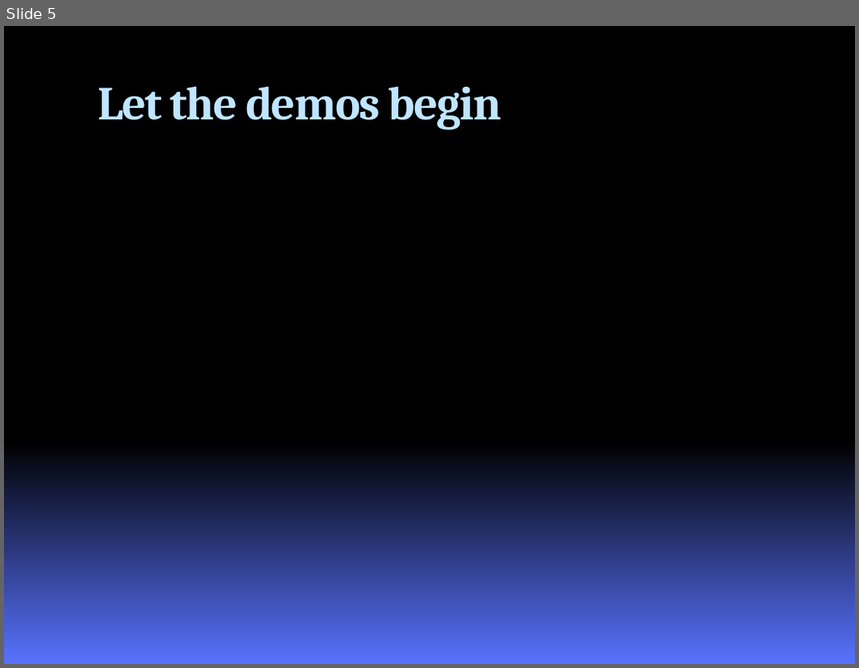
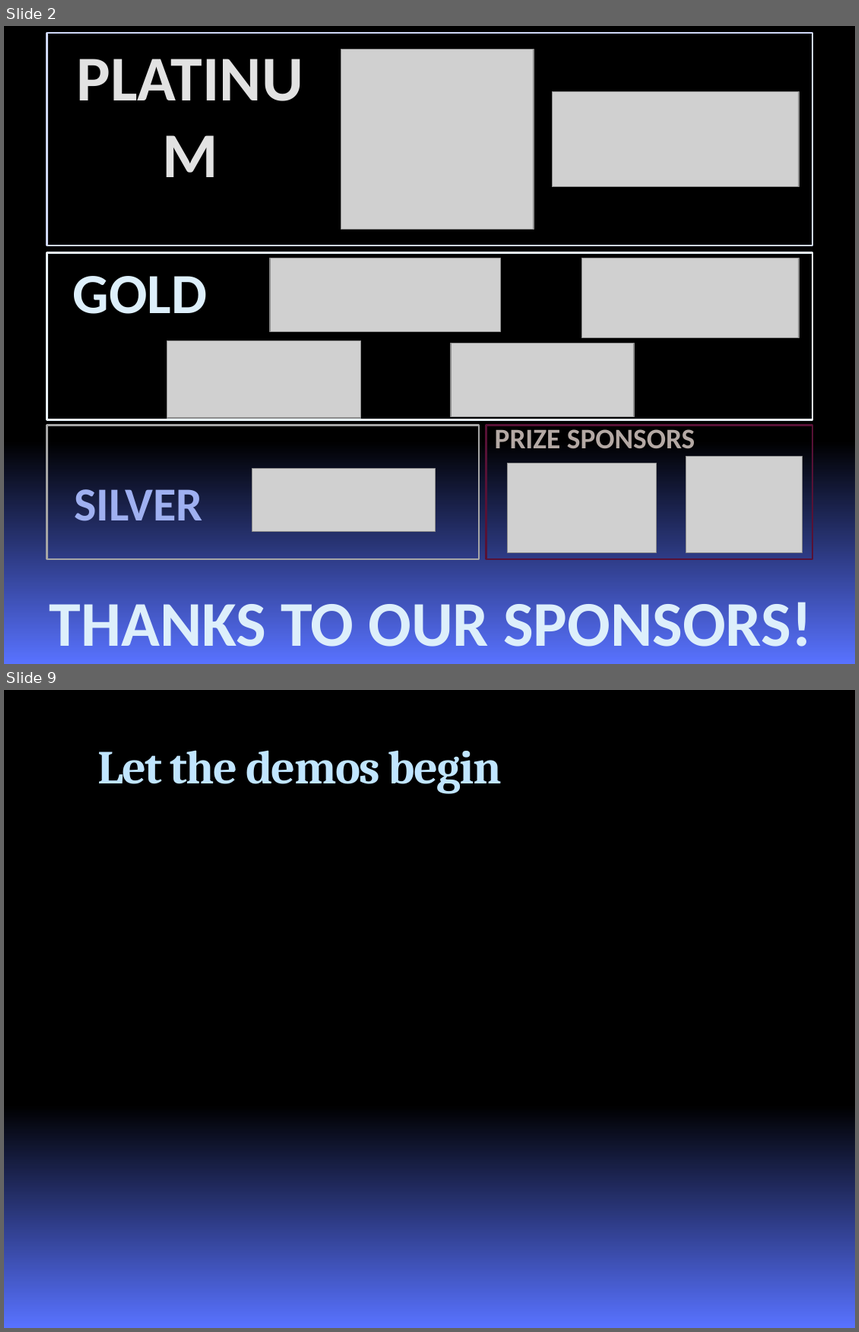
Before and after one commit to chucknorris/roundhouse, a slide deck: docs/RoundhousEPresentation.pptx. Shown one above the other, each under a label of ours: slide 5 before the commit, slides 2 and 9 after it; the slides between them are not shown. The pictures are 859x668 and 859x1332 pixels, drawn with LibreOffice and Linux fonts; fonts in the diff are those of the drawing; grey boxes stand for pictures; background and template pictures are left out. Boxes give left, top, right and bottom in pixels: in the first picture for what was removed or moved away, otherwise in the second. Text is boxed around its words. In the diff, an @@ line names an element or a change of style, - is before the commit and + after.

```diff
--- a/docs/RoundhousEPresentation.pptx
+++ b/docs/RoundhousEPresentation.pptx
@@ slide 2 added at (4, 26, 855, 664), background gradient #000000 to #5972FF @@
@@ rectangle added at (47, 33, 813, 246), outline #CFD8F8 1.5 pt @@
@@ text added at (47, 33, 332, 119), 54 pt, text #E2E2E2, bold @@
+PLATINUM
@@ picture added at (341, 50, 534, 230) @@
@@ picture added at (552, 91, 799, 187) @@
@@ rectangle added at (47, 253, 813, 420), outline #E9F4FC 1.5 pt @@
@@ text added at (73, 276, 208, 314), 48 pt, text #DDEFFB, bold @@
+GOLD
@@ picture added at (269, 259, 500, 332) @@
@@ picture added at (582, 259, 799, 338) @@
@@ picture added at (167, 341, 361, 418) @@
@@ picture added at (451, 344, 634, 417) @@
@@ rectangle added at (47, 425, 479, 560), outline #A6A6A6 1.5 pt @@
@@ rectangle added at (487, 425, 813, 560), outline #571135 1.5 pt @@
@@ text added at (495, 425, 695, 449), 24 pt, text #B4A9A4, bold @@
+PRIZE SPONSORS
@@ picture added at (686, 457, 803, 553) @@
@@ text added at (74, 481, 202, 522), 40 pt, text #A0B0F1, bold @@
+SILVER
@@ picture added at (253, 468, 436, 531) @@
@@ picture added at (508, 464, 657, 553) @@
@@ text added at (50, 594, 812, 647), 54 pt, text #DDEFFB, bold @@
+THANKS TO OUR SPONSORS!
@@ what was slide 5 is now slide 9 @@
```
Also in this commit, not shown: 4 slides changed, 4 other slides added, 1 slide removed, 45 other files.
